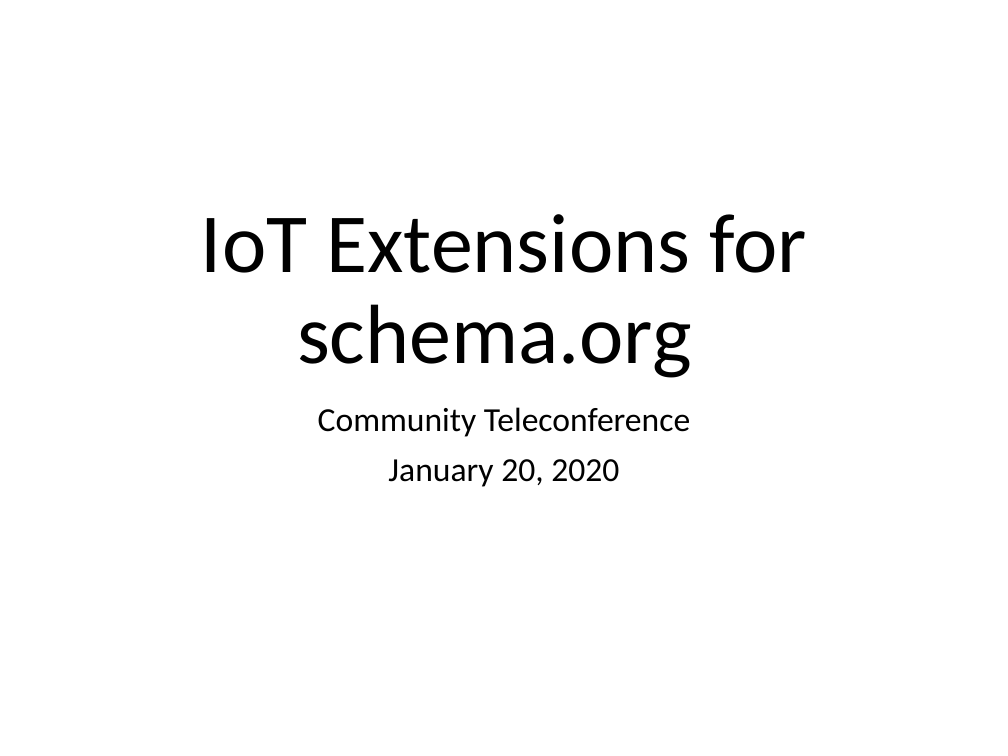
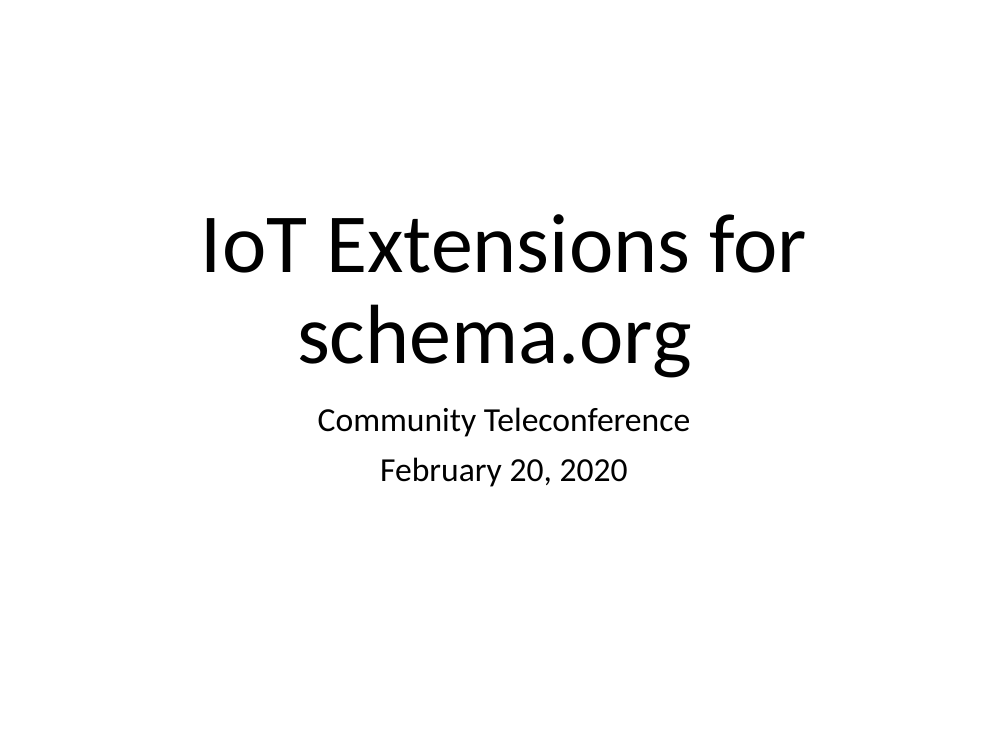
Before and after one commit to iot-schema-collab/teleconferences, a slide deck: slide 1 of iotschema-20200220.pptx. Drawn at 1008x756 pixels with LibreOffice and Linux fonts; fonts in the diff are those of the drawing. Boxes give left, top, right and bottom in pixels: in the first picture for what was removed or moved away, otherwise in the second. Text is boxed around its words. In the diff, an @@ line names an element or a change of style, - is before the commit and + after.

Commit message:
Update iotschema-20200220.pptx
typo

```diff
--- a/iotschema-20200220.pptx
+++ b/iotschema-20200220.pptx
@@ subtitle at <box>380,457,628,487</box>: text changed @@
-January 20, 2020
+February 20, 2020
```
